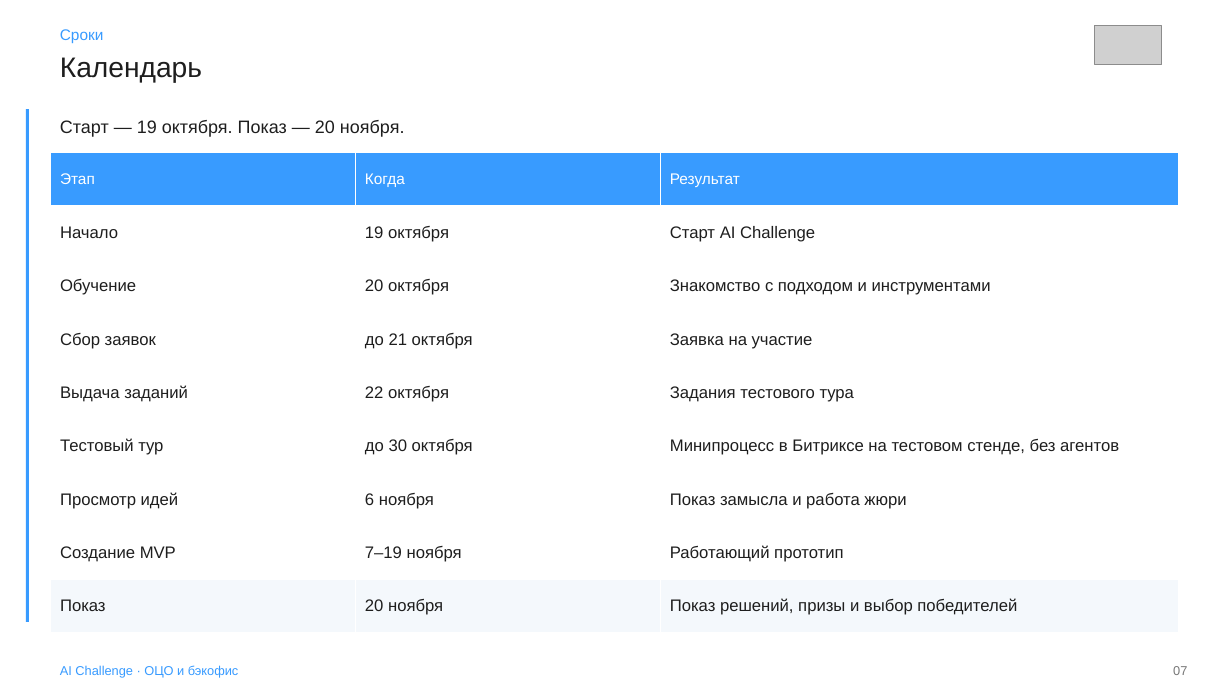
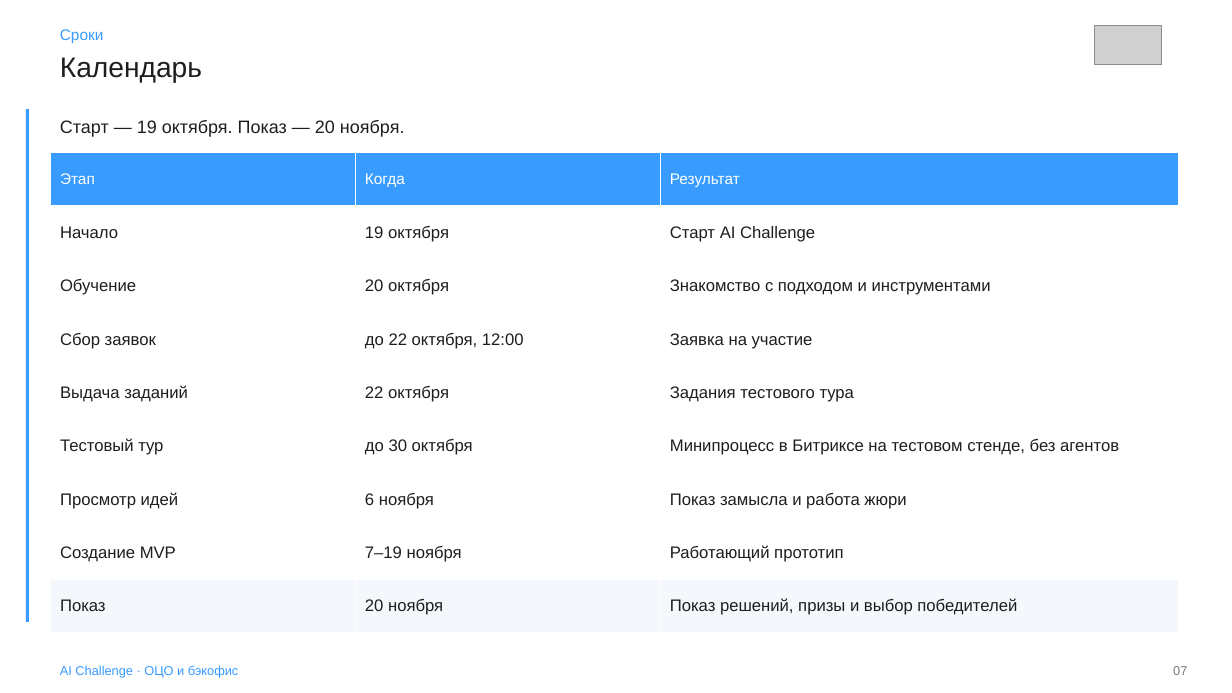
Before and after one commit to Nikisheva/html_krit, a slide deck: slide 7 of AI Challenge.pptx. Drawn at 1232x693 pixels with LibreOffice and Linux fonts; fonts in the diff are those of the drawing; grey boxes stand for pictures. Boxes give left, top, right and bottom in pixels: in the first picture for what was removed or moved away, otherwise in the second. Text is boxed around its words. In the diff, an @@ line names an element or a change of style, - is before the commit and + after.

```diff
--- a/AI Challenge.pptx
+++ b/AI Challenge.pptx
@@ table at (51,152,1178,633) @@
-row 4, column 2: до 21 октября
+row 4, column 2: до 22 октября, 12:00
```
Also in this commit, not shown: 2 other slides changed, 10 other files.
